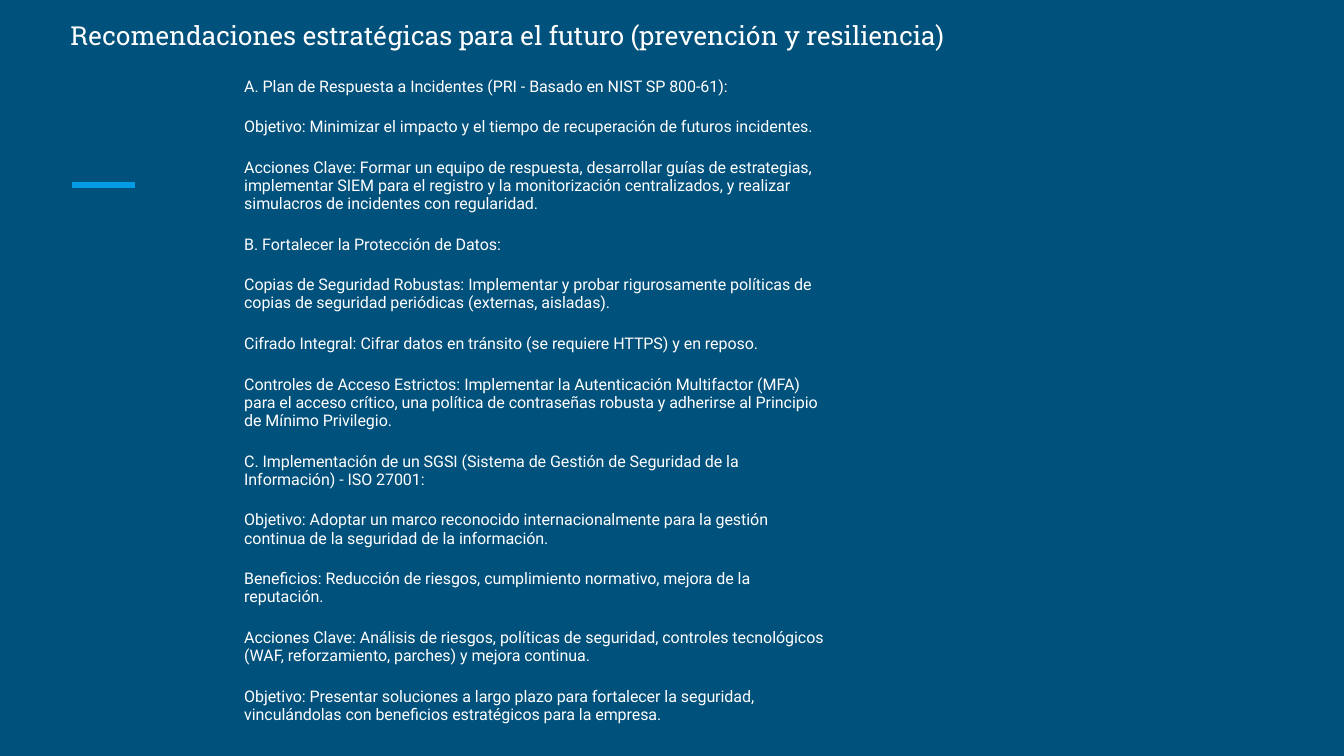
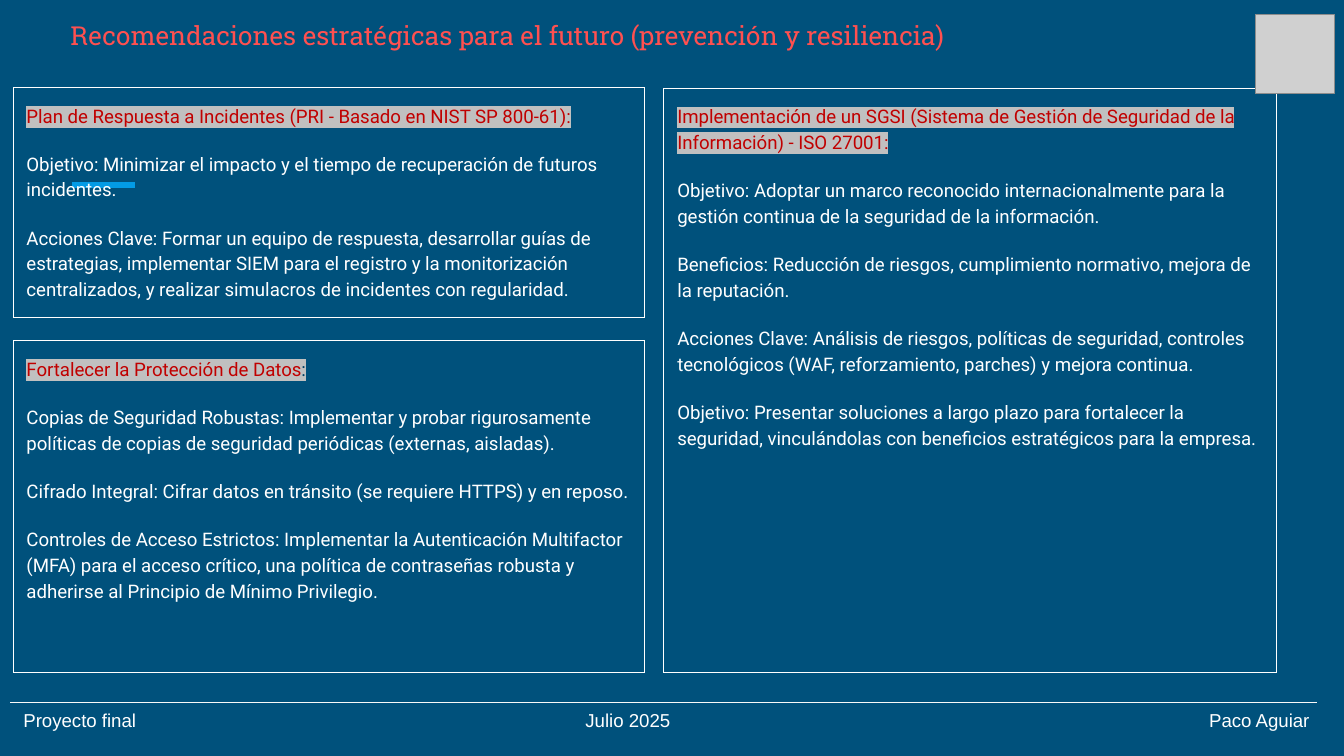
Before and after one commit to pacoaguiar/final_project_bootcamp_4geeks, a slide deck: slide 6 of 04. Proyecto final - Presentacion ejecutiva.pptx. Drawn at 1344x756 pixels with LibreOffice and Linux fonts; fonts in the diff are those of the drawing; grey boxes stand for pictures. Boxes give left, top, right and bottom in pixels: in the first picture for what was removed or moved away, otherwise in the second. Text is boxed around its words. In the diff, an @@ line names an element or a change of style, - is before the commit and + after.

Commit message:
Actualización proyecto

```diff
--- a/04. Proyecto final - Presentacion ejecutiva.pptx
+++ b/04. Proyecto final - Presentacion ejecutiva.pptx
@@ title "Recomendaciones estratégicas para el futuro ..." at (x1=70, y1=24, x2=944, y2=51): text colour #FFFFFF to #FF5050 @@
@@ picture added at (x1=1255, y1=15, x2=1335, y2=94) @@
@@ rectangle added at (x1=13, y1=87, x2=645, y2=317), outline #FFFFFF 0.75 pt, 10 pt, text #FFFFFF @@
+Plan de Respuesta a Incidentes (PRI - Basado en NIST SP 800-61):
+Objetivo: Minimizar el impacto y el tiempo de recuperación de futuros incidentes.
+Acciones Clave: Formar un equipo de respuesta, desarrollar guías de estrategias, implementar SIEM para el registro y la monitorización centralizados, y realizar simulacros de incidentes con regularidad.
@@ text "Implementación de un SGSI (Sistema ..." resized from (x1=244, y1=79, x2=823, y2=724) to (x1=664, y1=89, x2=1277, y2=673) @@
@@ text "Implementación de un SGSI (Sistema ..." at (x1=664, y1=89, x2=1277, y2=673): outline none to #FFFFFF 0.75 pt @@
@@ text at (x1=677, y1=106, x2=1235, y2=155): text changed; size 8.6 to 10 pt; text colour #FFFFFF to #C00000 @@
-A. Plan de Respuesta a Incidentes (PRI - Basado en NIST SP 800-61):
-Objetivo: Minimizar el impacto y el tiempo de recuperación de futuros incidentes.
-Acciones Clave: Formar un equipo de respuesta, desarrollar guías de estrategias, implementar SIEM para el registro y la monitorización centralizados, y realizar simulacros de incidentes con regularidad.
-B. Fortalecer la Protección de Datos:
-Copias de Seguridad Robustas: Implementar y probar rigurosamente políticas de copias de seguridad periódicas (externas, aisladas).
-Cifrado Integral: Cifrar datos en tránsito (se requiere HTTPS) y en reposo.
-Controles de Acceso Estrictos: Implementar la Autenticación Multifactor (MFA) para el acceso crítico, una política de contraseñas robusta y adherirse al Principio de Mínimo Privilegio.
-C. Implementación de un SGSI (Sistema de Gestión de Seguridad de la Información) - ISO 27001:
+Implementación de un SGSI (Sistema de Gestión de Seguridad de la Información) - ISO 27001:
@@ text at (x1=677, y1=183, x2=1256, y2=449): size 8.6 to 10 pt in "Objetivo: Adoptar un marco reconocido internacionalmente par ...", "Beneficios: Reducción de riesgos, cumplimiento normativo, me ...", "Acciones Clave: Análisis de riesgos, políticas de ...", "Objetivo: Presentar soluciones a largo plazo para ..."; line spacing 0.95 to 1.15 @@
@@ rectangle added at (x1=13, y1=341, x2=645, y2=673), outline #FFFFFF 0.75 pt, 10 pt, text #FFFFFF @@
+Fortalecer la Protección de Datos:
+Copias de Seguridad Robustas: Implementar y probar rigurosamente políticas de copias de seguridad periódicas (externas, aisladas).
+Cifrado Integral: Cifrar datos en tránsito (se requiere HTTPS) y en reposo.
+Controles de Acceso Estrictos: Implementar la Autenticación Multifactor (MFA) para el acceso crítico, una política de contraseñas robusta y adherirse al Principio de Mínimo Privilegio.
@@ line added from (11, 702) to (1317, 702), #F9F9F9 0.75 pt @@
@@ text added at (x1=23, y1=713, x2=136, y2=731), 10 pt, text #FFFFFF @@
+Proyecto final
@@ text added at (x1=585, y1=713, x2=670, y2=728), 10 pt, text #FFFFFF @@
+Julio 2025
@@ text added at (x1=1209, y1=713, x2=1310, y2=731), 10 pt, text #FFFFFF @@
+Paco Aguiar
```
Also in this commit, not shown: 6 other slides changed, 1 slide added, 1 slide removed.
